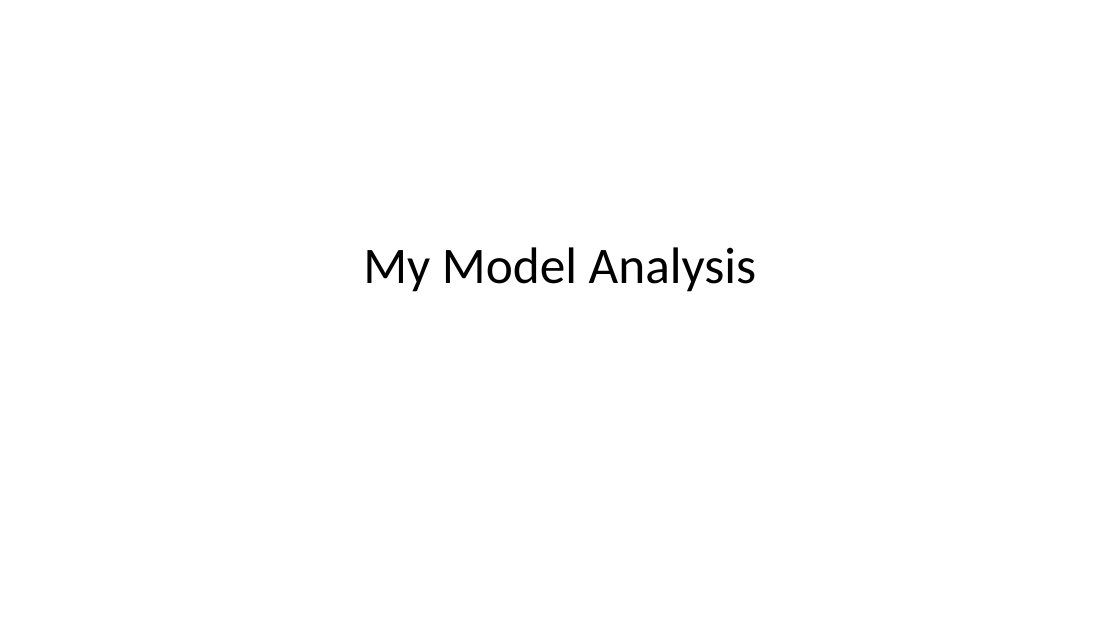
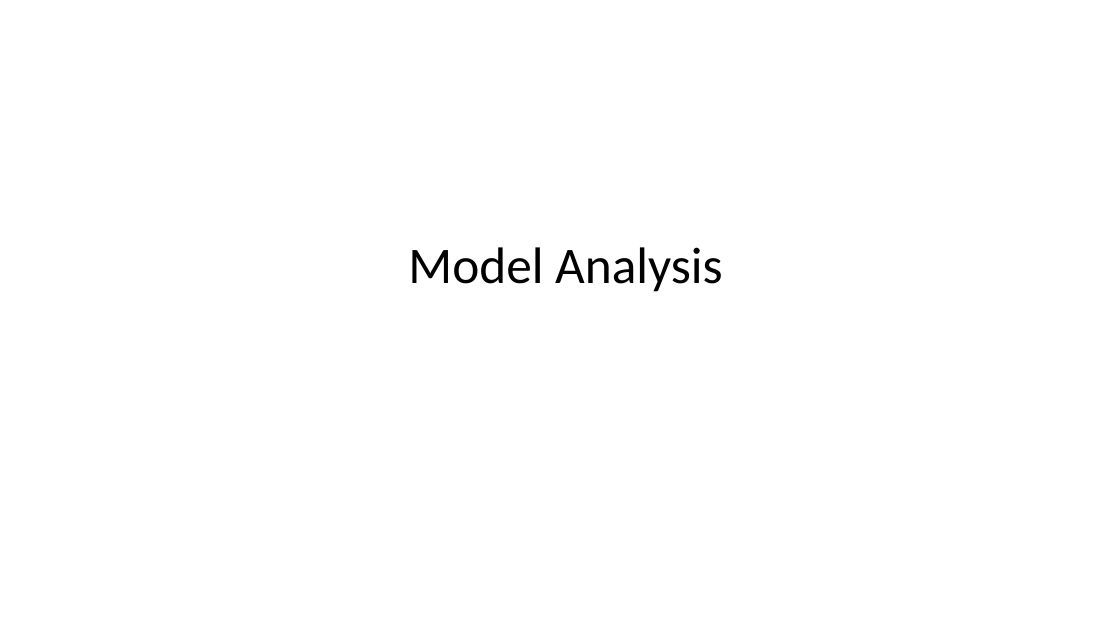
Before and after one commit to Yolanda101/quarto-slides, a slide deck: slide 1 of hello (3).pptx. Drawn at 1120x630 pixels with LibreOffice and Linux fonts; fonts in the diff are those of the drawing. Boxes give left, top, right and bottom in pixels: in the first picture for what was removed or moved away, otherwise in the second. Text is boxed around its words. In the diff, an @@ line names an element or a change of style, - is before the commit and + after.

```diff
--- a/hello (3).pptx
+++ b/hello (3).pptx
@@ title at bbox=[408, 247, 723, 292]: text changed @@
-My Model Analysis
+Model Analysis
```
Also in this commit, not shown: 3 other slides changed, 1 slide added, 5 slides removed.
